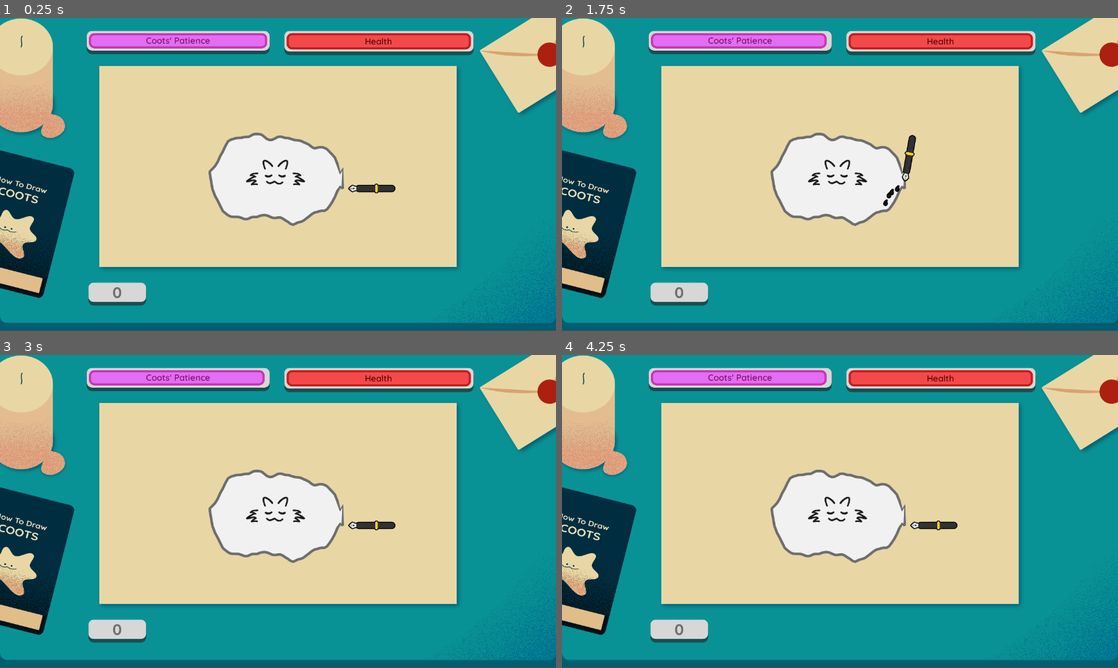
Above: before the commit, frames 1-4 (two rows, left to right).
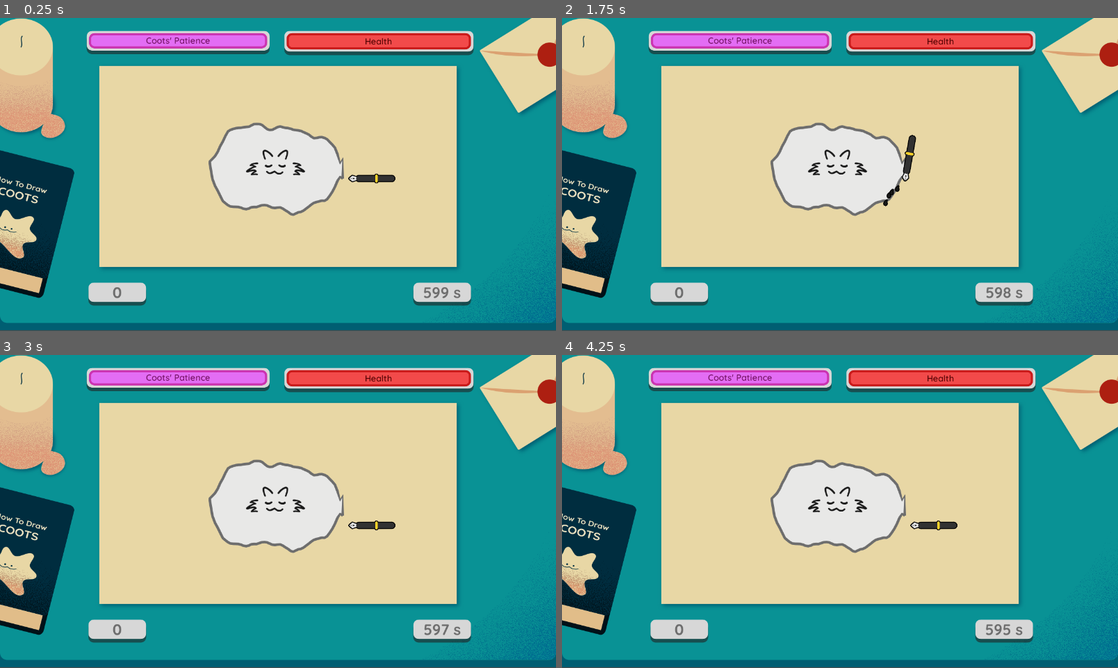
Above: after the commit, the same moments.

Repository: RechieKho/draw-the-coots
Game: Godot game, scene res://scenes/drawing-stage/drawing-stage.tscn
Two runs of this game, one before a commit and one after it. Both use one fixed random seed, a clock stepped at 60 frames per second and the inputs below. The project has no main scene, so this scene is started directly.
Inputs (mouse positions are in pixels of both pictures, inside the frame that each line leads up to):
- Up to frame 1 (0.25 s): no input
- Up to frame 2 (1.75 s): tap Enter at 0.5 s; move the mouse to (840, 177) at 0.52 s; click (840, 177) at 0.67 s; move the mouse to (906, 187) at 1.27 s; click (906, 187) at 1.42 s
- Up to frame 3 (3 s): move the mouse to (333, 442) at 2.02 s; click (333, 442) at 2.17 s; tap Space at 2.75 s; move the mouse to (250, 574) at 2.77 s; click (250, 574) at 2.92 s
- Up to frame 4 (4.25 s): tap Enter at 3.5 s; move the mouse to (1006, 558) at 3.52 s; click (1006, 558) at 3.67 s

The runs differ from the first frame. In frame 1, 3.7% of the frame differs, in the area x 37-85%, y 33-92%; in frame 2, 3.3%; in frame 3, 3.3%; in frame 4, 3.3%.

Commit message:
Add timer UI.

Diff:
--- a/prefabs/coots/coots.gd
+++ b/prefabs/coots/coots.gd
@@ -81,5 +81,5 @@
 
 func _draw():
 	if len(shape) < 3: return
-	draw_colored_polygon(shape, Color.white, [], body_texture)
+	draw_colored_polygon(shape, Color.whitesmoke, [], body_texture)
 	draw_polyline(shape, outline_color, outline_width, true)
--- a/prefabs/coots/coots.tscn
+++ b/prefabs/coots/coots.tscn
@@ -231,7 +231,6 @@
 }
 
 [node name="Coots" type="Node2D"]
-position = Vector2( 634, 368 )
 script = ExtResource( 1 )
 outline_color = Color( 0.431373, 0.431373, 0.431373, 1 )
 outline_width = 5.0
--- a/scenes/drawing-stage/drawing-stage.tscn
+++ b/scenes/drawing-stage/drawing-stage.tscn
@@ -12,6 +12,7 @@
 [ext_resource path="res://assets/graphics/bitten/coots-biting.png" type="Texture" id=10]
 [ext_resource path="res://scenes/drawing-stage/pen-detectors.gd" type="Script" id=11]
 [ext_resource path="res://assets/fonts/Quicksand/static/Quicksand-Bold.ttf" type="DynamicFontData" id=12]
+[ext_resource path="res://scenes/drawing-stage/time-left-counter.gd" type="Script" id=13]
 
 [sub_resource type="DynamicFont" id=1]
 size = 20
@@ -203,6 +204,29 @@
 align = 1
 valign = 1
 
+[node name="TimeLeftCounter" type="Label" parent="UI"]
+anchor_left = 1.0
+anchor_top = 1.0
+anchor_right = 1.0
+anchor_bottom = 1.0
+margin_left = -328.0
+margin_top = -111.0
+margin_right = -196.0
+margin_bottom = -67.0
+custom_colors/font_color = Color( 0.431373, 0.431373, 0.431373, 1 )
+custom_fonts/font = SubResource( 8 )
+custom_styles/normal = SubResource( 9 )
+text = "600s"
+align = 1
+valign = 1
+script = ExtResource( 13 )
+
+[node name="DrawingTimer" type="Timer" parent="UI/TimeLeftCounter"]
+process_mode = 0
+wait_time = 600.0
+one_shot = true
+autostart = true
+
 [node name="Markings" type="CanvasLayer" parent="."]
 
 [node name="PaperRegion" type="Control" parent="Markings"]
@@ -235,28 +259,23 @@
 shape = SubResource( 7 )
 
 [node name="Coots" parent="." instance=ExtResource( 3 )]
+position = Vector2( 634, 345 )
 patience_reduce_rate = 30.0
 patience_increase_rate = 5.0
 
 [node name="Pen" parent="." instance=ExtResource( 2 )]
 position = Vector2( 432, 330 )
 paper_region_path = NodePath("../Markings/PaperRegion")
-
-[node name="Timer" type="Timer" parent="."]
-process_mode = 0
-wait_time = 600.0
-one_shot = true
-autostart = true
 
 [connection signal="on_hurting" from="UI/Bitten" to="UI/ProgressBars/HealthBar" method="reduce_health"]
 [connection signal="on_relieving" from="UI/Bitten" to="Coots" method="increase_patience"]
 [connection signal="on_start_biting" from="UI/Bitten" to="Pen" method="set_is_grabbing" binds= [ false ]]
 [connection signal="timeout" from="UI/Bitten/BitingTimer" to="UI/Bitten" method="set_biting" binds= [ false ]]
+[connection signal="timeout" from="UI/TimeLeftCounter/DrawingTimer" to="." method="_on_Timer_timeout"]
 [connection signal="area_exited" from="PenDetectors/AwayDetector" to="." method="_on_AwayDetector_area_exited"]
 [connection signal="area_entered" from="PenDetectors/ReturnDetector" to="." method="_on_ReturnDetector_area_entered"]
 [connection signal="on_lost_control" from="Coots" to="UI/Bitten" method="set_biting" binds= [ true ]]
 [connection signal="on_patience_changed" from="Coots" to="UI/ProgressBars/CootsPatienceMeter" method="update_patience_meter"]
 [connection signal="on_stroke" from="Pen" to="." method="add_stroke_point"]
-[connection signal="timeout" from="Timer" to="." method="_on_Timer_timeout"]
 
 [editable path="Pen"]
--- /dev/null
+++ b/scenes/drawing-stage/time-left-counter.gd
@@ -0,0 +1,8 @@
+extends Label
+
+
+onready var drawing_timer := $DrawingTimer
+
+func _physics_process(_delta):
+	if not drawing_timer.is_stopped() or not drawing_timer.paused:
+		text = "{0} s".format([str(int(drawing_timer.time_left))])
Not shown: 1 places in scenes/drawing-stage/drawing-stage.tscn that only renumber resources
